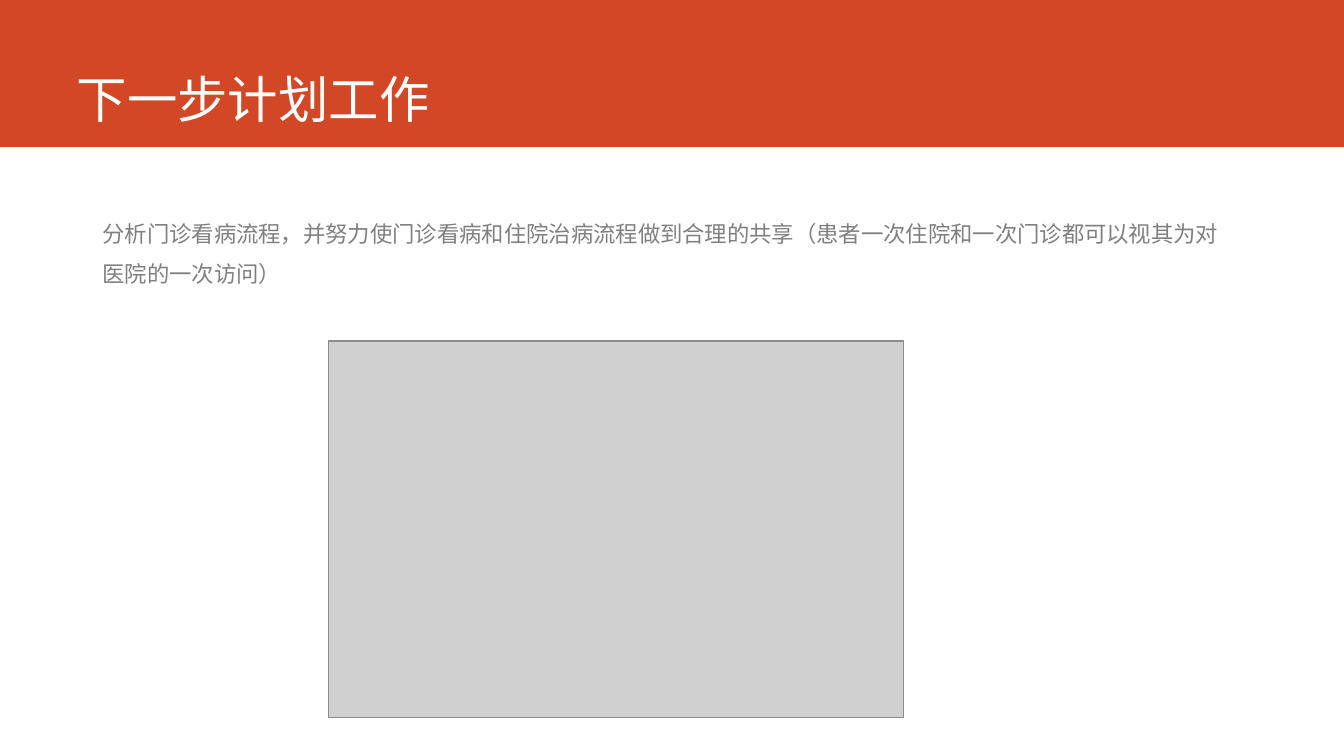
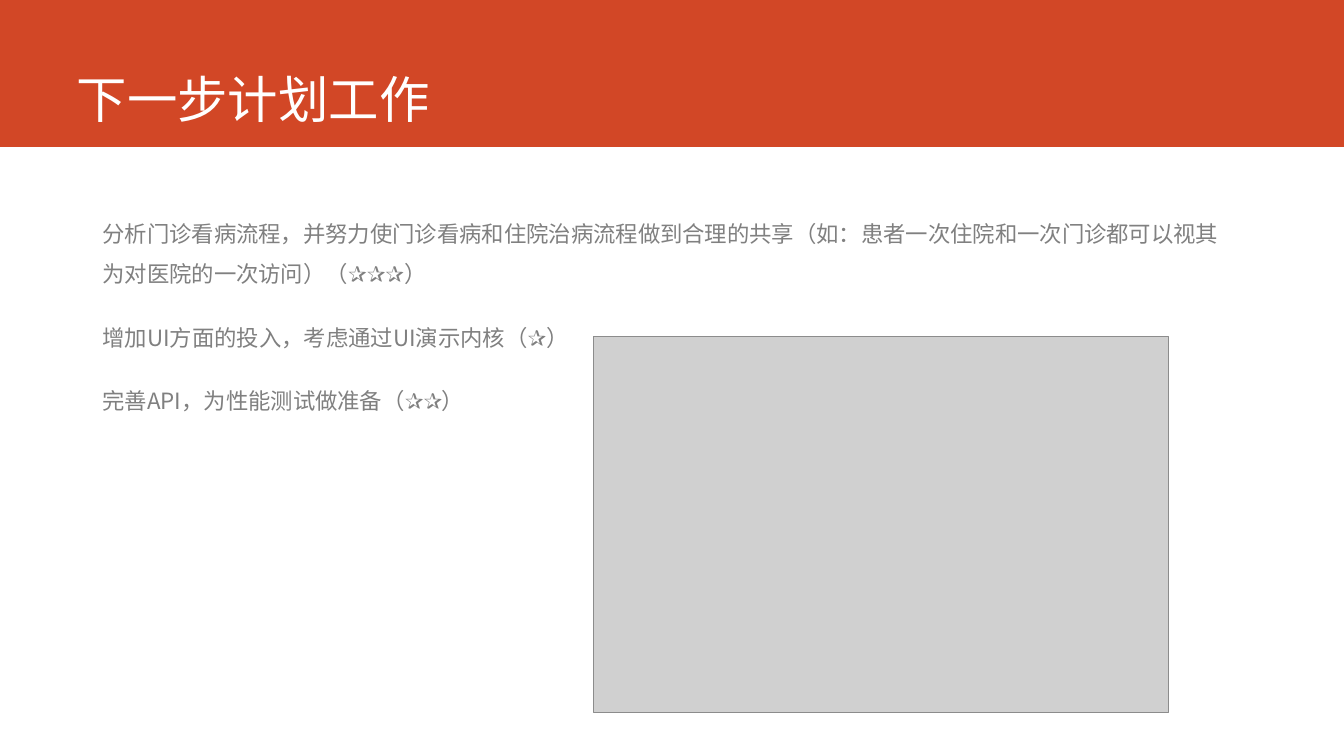
Before and after one commit to AppSecAI-TEST/hospital, a slide deck: slide 9 of doc/状态报告 2017-2-27.pptx (slide 8 before the commit). Drawn at 1344x756 pixels with LibreOffice and Linux fonts; fonts in the diff are those of the drawing; grey boxes stand for pictures. Boxes give left, top, right and bottom in pixels: in the first picture for what was removed or moved away, otherwise in the second. Text is boxed around its words. In the diff, an @@ line names an element or a change of style, - is before the commit and + after.

```diff
--- a/doc/状态报告 2017-2-27.pptx
+++ b/doc/状态报告 2017-2-27.pptx
@@ text at bbox=[102, 223, 1218, 411]: text changed @@
-分析门诊看病流程，并努力使门诊看病和住院治病流程做到合理的共享（患者一次住院和一次门诊都可以视其为对医院的一次访问）
+分析门诊看病流程，并努力使门诊看病和住院治病流程做到合理的共享（如：患者一次住院和一次门诊都可以视其为对医院的一次访问）（✰✰✰）
+增加UI方面的投入，考虑通过UI演示内核（✰）
+完善API，为性能测试做准备（✰✰）
@@ picture: place and size @@
-picture at bbox=[329, 341, 903, 717]
+picture at bbox=[594, 337, 1169, 713]
```
Also in this commit, not shown: 5 other slides changed, 2 slides added, 1 slide removed.
